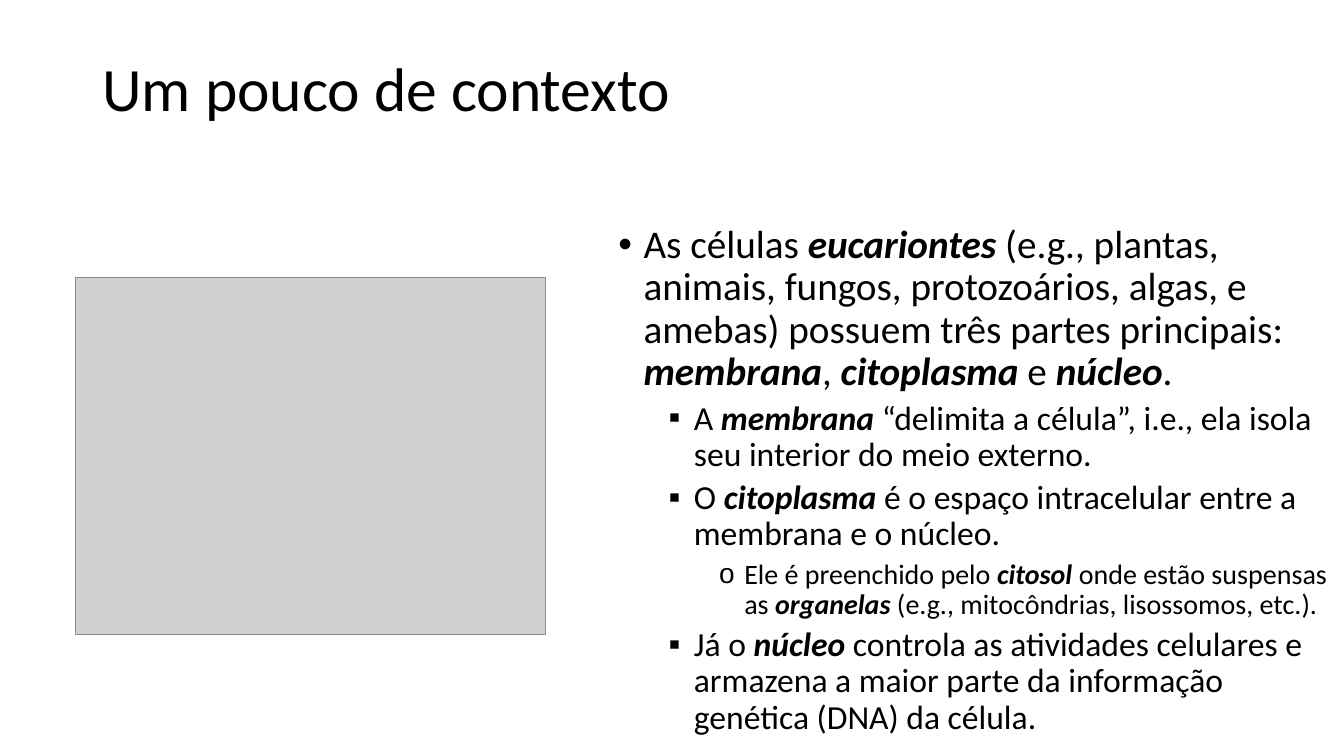
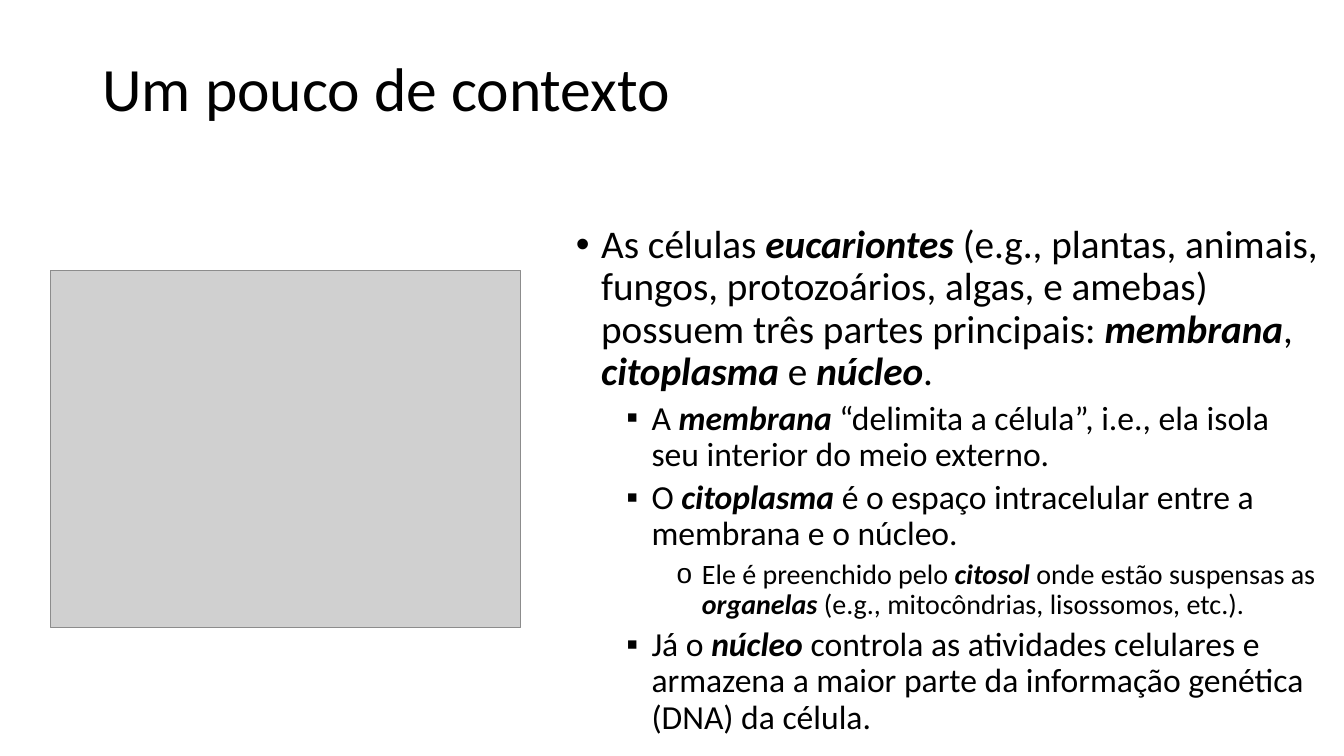
Before and after one commit to zz4fap/t320_aprendizado_de_maquina, a slide deck: slide 7 of slides/T320_Redes_Neurais_Artificiais (Parte I).pptx. Drawn at 1344x756 pixels with LibreOffice and Linux fonts; fonts in the diff are those of the drawing; grey boxes stand for pictures. Boxes give left, top, right and bottom in pixels: in the first picture for what was removed or moved away, otherwise in the second. Text is boxed around its words. In the diff, an @@ line names an element or a change of style, - is before the commit and + after.

```diff
--- a/slides/T320_Redes_Neurais_Artificiais (Parte I).pptx
+++ b/slides/T320_Redes_Neurais_Artificiais (Parte I).pptx
@@ text "As células eucariontes (e.g., plantas, ..." rewrapped from (644,229,1326,735) to (601,229,1317,734) @@
@@ picture: place and size @@
-picture at (76,277,545,635)
+picture at (50,270,520,628)
```
Also in this commit, not shown: 9 other slides changed, 1 other file.
